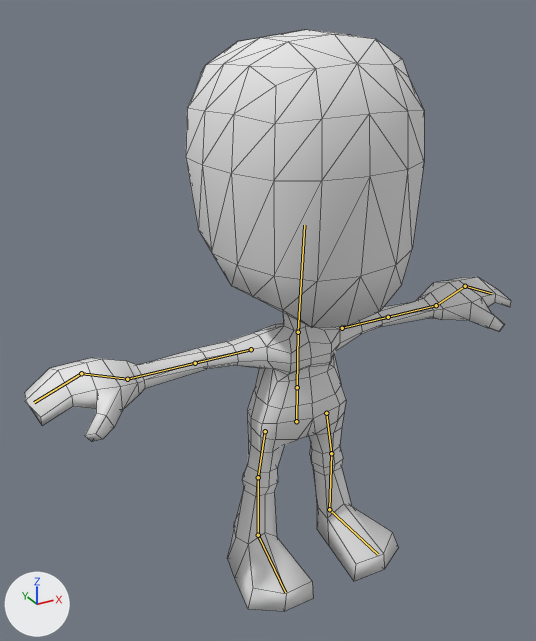
The Blender file Assets/Data/Client/Meshes/Human/Male.blend: old version first, new version second.
Before and after are seen from a camera (50 mm lens) standing at (-1.139, -1.915, 1.9) and looking at (-0.093, -0.014, 0.949). Every picture has the same lights, and +X, +Y and +Z are marked at lower left. The bones that bend it are drawn over the model as lines. Mesh edges are drawn as thin lines.
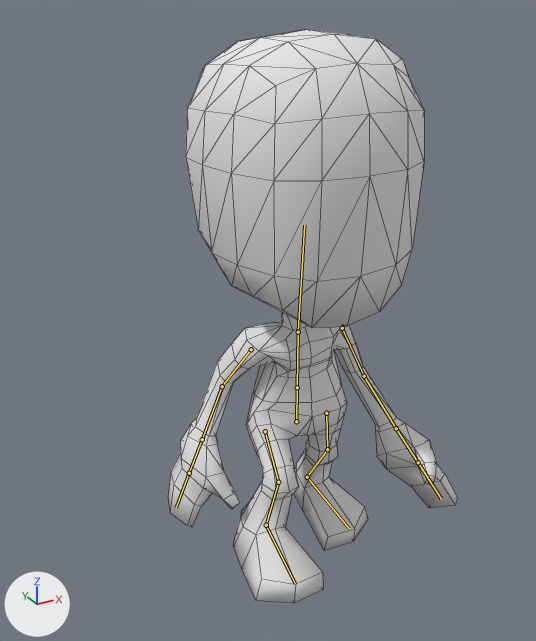
The newer file adds an action. The first version stands in its rest pose; the second is drawn at frame 20 of the action 'Walk'.

The change in detail:
Bone 'Left shoulder' (bone_left_shoulder) turns from (0, 0, 0) to (-71, -17, 0) degrees about its own x, y and z.
Bone 'Left elbow' (bone_left_elbow) turns from (0, 0, 0) to (0, -5, -14) degrees about its own x, y and z.
Bone 'Left hand' (bone_left_hand) turns from (0, 0, 0) to (-21, -1, -2) degrees about its own x, y and z.
Bone 'Left fingers' (bone_left_fingers) turns from (0, 0, 0) to (43, 0, 0) degrees about its own x, y and z.
Bone 'Right shoulder' (bone_right_shoulder) turns from (0, 0, 0) to (-71, -30, 0) degrees about its own x, y and z.
Bone 'Right elbow' (bone_right_elbow) turns from (0, 0, 0) to (1, 7, 21) degrees about its own x, y and z.
Bone 'Right hand' (bone_right_hand) turns from (0, 0, 0) to (-21, 0, 0) degrees about its own x, y and z.
Bone 'Right fingers' (bone_right_fingers) turns from (0, 0, 0) to (43, 0, 0) degrees about its own x, y and z.
Bone 'Left leg' (bone_left_leg) turns from (0, 0, 0) to (9, 1, 0) degrees about its own x, y and z.
Bone 'Left shin' (bone_left_shin) turns from (0, 0, 0) to (25, 0, 0) degrees about its own x, y and z.
Bone 'Left feet' (bone_left_feet) turns from (0, 0, 0) to (-21, -3, 0) degrees about its own x, y and z.
Bone 'Right leg' (bone_right_leg) turns from (0, 0, 0) to (-53, 8, -4) degrees about its own x, y and z.
Bone 'Right shiv' (bone_right_shiv) turns from (0, 0, 0) to (73, 0, 0) degrees about its own x, y and z.
Bone 'Right feet' (bone_right_feet) turns from (0, 0, 0) to (-20, 3, 0) degrees about its own x, y and z.

Boxes [x1, y1, x2, y2] around the edits, measured in the pictures (536 x 641 px):
'Cube', posed (40% narrower)
    before: [25, 29, 511, 611]
    after: [168, 29, 458, 603]
bone 'Left shoulder', root to tip
    before: (342, 328) to (388, 317)
    after: (342, 328) to (364, 376)
bone 'Left elbow', root to tip
    before: (388, 317) to (436, 305)
    after: (364, 376) to (396, 428)
bone 'Left hand', root to tip
    before: (436, 305) to (465, 286)
    after: (396, 428) to (418, 462)
bone 'Left fingers', root to tip
    before: (465, 286) to (491, 293)
    after: (418, 462) to (441, 498)
bone 'Right shoulder', root to tip
    before: (251, 349) to (195, 363)
    after: (251, 349) to (222, 386)
bone 'Right elbow', root to tip
    before: (195, 363) to (127, 379)
    after: (222, 386) to (202, 439)
bone 'Right hand', root to tip
    before: (127, 379) to (81, 373)
    after: (202, 439) to (189, 473)
bone 'Right fingers', root to tip
    before: (81, 373) to (34, 402)
    after: (189, 473) to (176, 507)
bone 'Left leg', root to tip
    before: (326, 413) to (331, 453)
    after: (326, 413) to (327, 449)
bone 'Left shin', root to tip
    before: (331, 453) to (329, 509)
    after: (327, 449) to (307, 477)
bone 'Left feet', root to tip
    before: (329, 509) to (378, 554)
    after: (307, 477) to (349, 528)
bone 'Right leg', root to tip
    before: (265, 431) to (258, 477)
    after: (265, 431) to (278, 482)
bone 'Right shiv', root to tip
    before: (258, 477) to (258, 535)
    after: (278, 482) to (266, 525)
bone 'Right feet', root to tip
    before: (258, 535) to (285, 592)
    after: (266, 525) to (295, 583)
